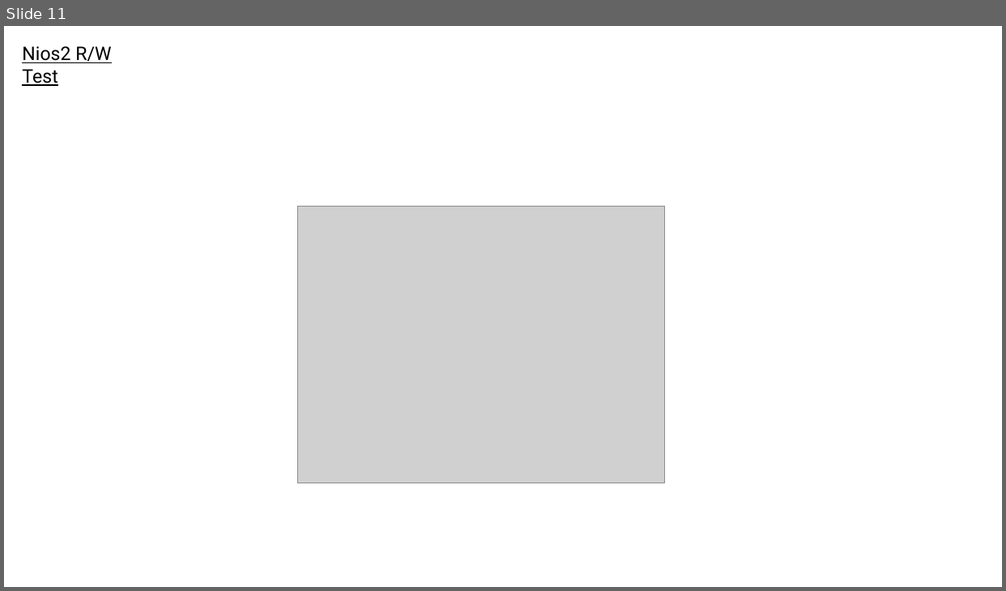
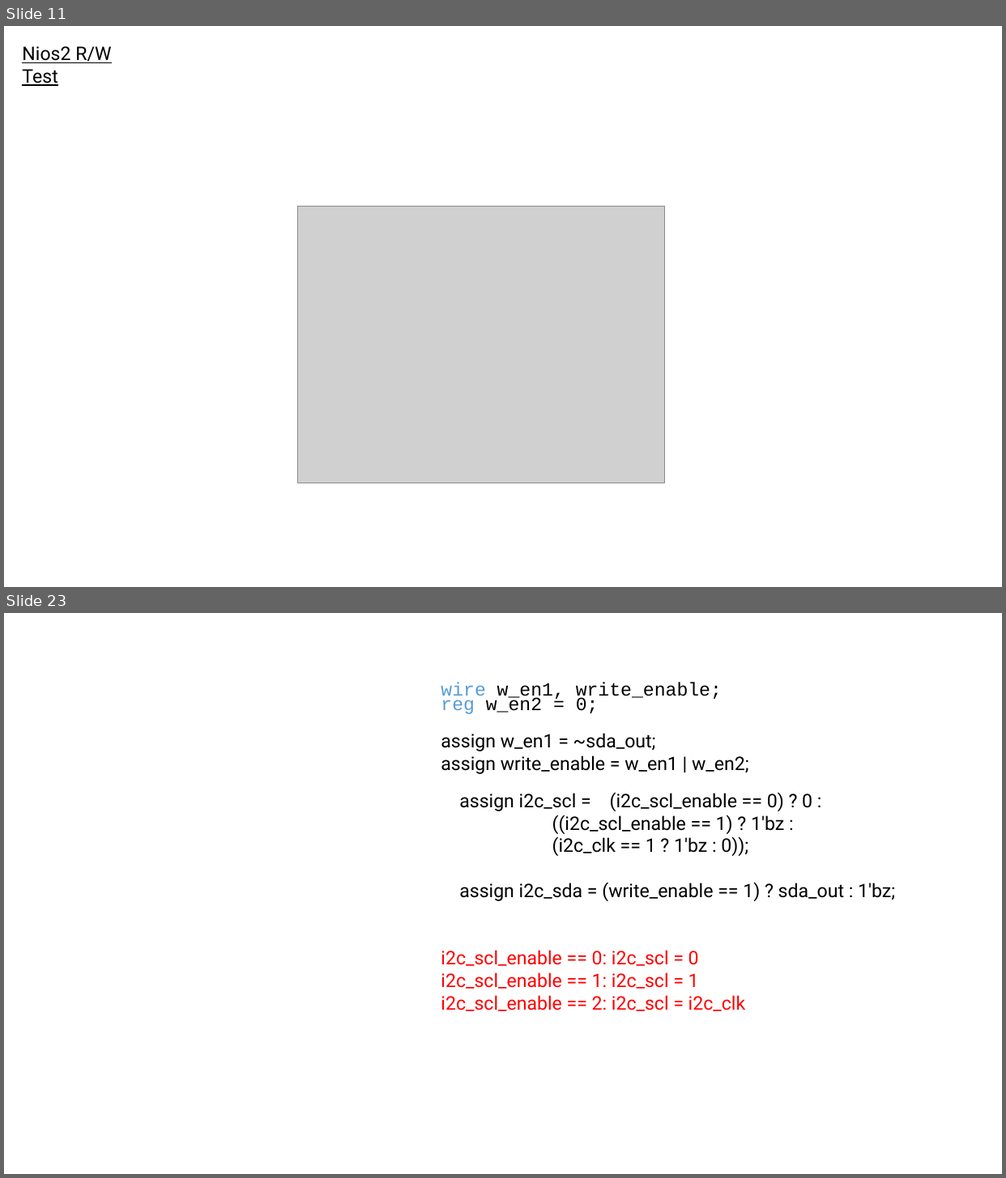
Before and after one commit to adamShiau/adamShiau_FPGA, a slide deck: intel_IP/IRIS/HW_IP/Interface/I2C/V1/I2C_ADXL357.pptx. Shown one above the other, each under a label of ours: slide 11 before the commit, slides 11 and 23 after it; the slides between them are not shown. The pictures are 1006x591 and 1006x1178 pixels, drawn with LibreOffice and Linux fonts; fonts in the diff are those of the drawing; grey boxes stand for pictures. Boxes give left, top, right and bottom in pixels: in the first picture for what was removed or moved away, otherwise in the second. Text is boxed around its words. In the diff, an @@ line names an element or a change of style, - is before the commit and + after.

```diff
--- a/intel_IP/IRIS/HW_IP/Interface/I2C/V1/I2C_ADXL357.pptx
+++ b/intel_IP/IRIS/HW_IP/Interface/I2C/V1/I2C_ADXL357.pptx
@@ slide 23 added at <box>4,613,1002,1174</box>, background #FFFFFF @@
@@ text added at <box>441,682,895,1012</box>, 18 pt, text #000000 @@
+wire w_en1, write_enable;
+reg w_en2 = 0;
+assign w_en1 = ~sda_out;
+assign write_enable = w_en1 | w_en2;
+assign i2c_scl = (i2c_scl_enable == 0) ? 0 :
+((i2c_scl_enable == 1) ? 1'bz :
+(i2c_clk == 1 ? 1'bz : 0));
+assign i2c_sda = (write_enable == 1) ? sda_out : 1'bz;
+i2c_scl_enable == 0: i2c_scl = 0
+i2c_scl_enable == 1: i2c_scl = 1
+i2c_scl_enable == 2: i2c_scl = i2c_clk
```
Also in this commit, not shown: 11 other slides added, 6 slides removed, 20 other files.
